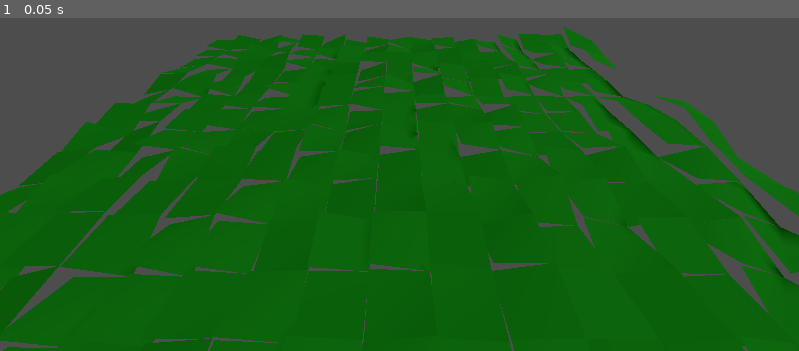
Above: before the commit, frame 1.
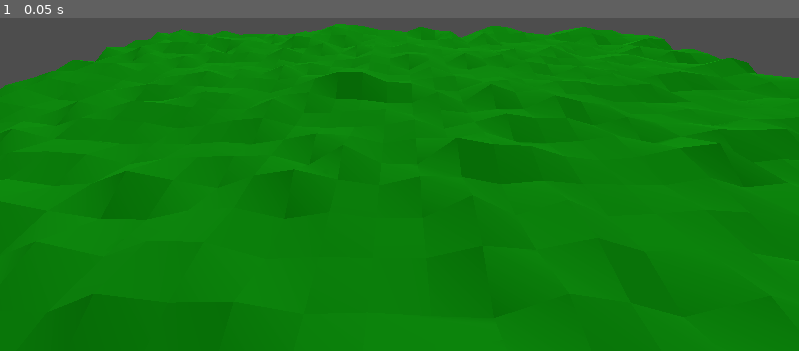
Above: after the commit, the same moment.

Repository: Mo-BiuS/Terrain3DGenTest
Game: Godot game, scene res://MVC/Control/Map.tscn
Same seed, same stepped clock (60 frames per second), same inputs: the game is played once before the commit and once after it. The engine's default icon, where the game draws it, is replaced by a stand-in: a white triangle on a blue panel in a dark square.
Inputs:
- Up to frame 1 (0.05 s): no input

The runs differ from the first frame. In frame 1, 69% of the frame differs, in the area x 0-100%, y 1-100%.

Commit message:
now generate basic terrain

Diff:
--- a/MVC/Control/Chunk.gd
+++ b/MVC/Control/Chunk.gd
@@ -1,38 +1,53 @@
 class_name Chunk extends Node3D
 
-var neighborsNorth:Chunk
-var neighborsEast:Chunk
-var neighborsSouth:Chunk
-var neighborsWest:Chunk
 
+var neighbors:Array[Chunk]
 var height:Array = [-1,-1,-1,-1]
 
-func setNeighbors(neighborsArray:Array):
-	neighborsNorth = neighborsArray[0]
-	neighborsEast = neighborsArray[1]
-	neighborsSouth = neighborsArray[2]
-	neighborsWest = neighborsArray[3]
+
+func setNeighbors(neighborsArray:Array[Chunk]):
+	neighbors = neighborsArray
 
 func genChunk():
+	var i = 1
+	var minRange = randf_range(1,5);
+	if(height[0] != -1):
+		minRange+=height[0]
+		i+=1
+	if(height[1] != -1):
+		minRange+=height[1]
+		i+=1
+	if(height[2] != -1):
+		minRange+=height[2]
+		i+=1
+	if(height[3] != -1):
+		minRange+=height[3]
+		i+=1
+	minRange/=i
+
 	if(height[0] == -1):
-		height[0] = randf_range(0,1)
-		if(neighborsNorth != null):neighborsNorth.height[3] = height[0]
-		if(neighborsWest != null):neighborsWest.height[1] = height[0]
+		height[0] = randf_range(0,minRange)
+		if(neighbors[7] != null):neighbors[7].height[1] = height[0]
+		if(neighbors[0] != null):neighbors[0].height[2] = height[0]
+		if(neighbors[1] != null):neighbors[1].height[3] = height[0]
 
 	if(height[1] == -1):
-		height[1] = randf_range(0,2)
-		if(neighborsNorth != null):neighborsNorth.height[2] = height[1]
-		if(neighborsEast != null):neighborsEast.height[0] = height[1]
+		height[1] = randf_range(0,minRange)
+		if(neighbors[1] != null):neighbors[1].height[2] = height[1]
+		if(neighbors[2] != null):neighbors[2].height[3] = height[1]
+		if(neighbors[3] != null):neighbors[3].height[0] = height[1]
 
 	if(height[2] == -1):
-		height[2] = randf_range(0,1)
-		if(neighborsSouth != null):neighborsSouth.height[1] = height[2]
-		if(neighborsEast != null):neighborsEast.height[3] = height[2]
+		height[2] = randf_range(0,minRange)
+		if(neighbors[3] != null):neighbors[3].height[3] = height[2]
+		if(neighbors[4] != null):neighbors[4].height[0] = height[2]
+		if(neighbors[5] != null):neighbors[5].height[1] = height[2]
 
 	if(height[3] == -1):
-		height[3] = randf_range(0,2)
-		if(neighborsSouth != null):neighborsSouth.height[0] = height[3]
-		if(neighborsWest != null):neighborsWest.height[2] = height[3]
+		height[3] = randf_range(0,minRange)
+		if(neighbors[5] != null):neighbors[5].height[0] = height[3]
+		if(neighbors[6] != null):neighbors[6].height[1] = height[3]
+		if(neighbors[7] != null):neighbors[7].height[2] = height[3]
 
 	var mesh:MeshInstance3D = MeshInstance3D.new()
 
@@ -69,7 +84,30 @@
 	mesh.mesh = surface_tool.commit()
 
 	var material = StandardMaterial3D.new()
-	material.albedo_color = Color(.2, .8, .2) # Rouge
+	material.albedo_color = Color(.2, 1, .2, 1) # Rouge
 	mesh.material_override = material
 
 	add_child(mesh)
+
+	# Création d'un StaticBody3D pour la collision
+	var static_body = StaticBody3D.new()
+
+	# Créer un ConcavePolygonShape3D pour la collision
+	var collision_shape = CollisionShape3D.new()
+	var concave_shape = ConcavePolygonShape3D.new()
+
+	# Récupérer les points du mesh généré
+	var surface_arrays = mesh.mesh.surface_get_arrays(0)  # Surface 0
+	var vertices = surface_arrays[Mesh.ARRAY_VERTEX]
+
+	# Appliquer les points du mesh au ConcavePolygonShape3D
+	concave_shape.set_faces(vertices)
+
+	# Attacher le shape à la CollisionShape3D
+	collision_shape.shape = concave_shape
+
+	# Ajouter la CollisionShape3D au StaticBody3D
+	static_body.add_child(collision_shape)
+
+	# Ajouter le StaticBody3D à la scène
+	add_child(static_body)
--- a/MVC/Control/Chunk.tscn
+++ b/MVC/Control/Chunk.tscn
@@ -1,13 +1,8 @@
-[gd_scene load_steps=3 format=3 uid="uid://k08308tc1ost"]
+[gd_scene load_steps=2 format=3 uid="uid://k08308tc1ost"]
 
 [ext_resource type="Script" path="res://MVC/Control/Chunk.gd" id="1_i0k8u"]
-[ext_resource type="Texture2D" uid="uid://bsecyju4fjux3" path="res://Ressources/icon.svg" id="2_tndpp"]
 
 [node name="Chunk" type="Node3D"]
 script = ExtResource("1_i0k8u")
 
-[node name="Sprite3D" type="Sprite3D" parent="."]
-transform = Transform3D(2, 0, 0, 0, 2, 0, 0, 0, 2, 0, 0, 0)
-visible = false
-axis = 1
-texture = ExtResource("2_tndpp")
+[node name="MeshInstance3D" type="MeshInstance3D" parent="."]
--- a/MVC/Control/ChunkHandler.gd
+++ b/MVC/Control/ChunkHandler.gd
@@ -17,10 +17,20 @@
 			chunkDict[Vector2i(x,y)].setNeighbors(getNeighbors(Vector2i(x,y)))
 			chunkDict[Vector2i(x,y)].genChunk()
 
-func getNeighbors(pos:Vector2i)->Array:
-	var rep:Array
-	var dir:Array = [pos-Vector2i(0,-1),pos-Vector2i(2,0),pos-Vector2i(0,1),pos-Vector2i(-1,0)]
+func getNeighbors(pos: Vector2i) -> Array:
+	var rep: Array[Chunk] = []
+
+	var dir: Array = [
+		pos + Vector2i(-1, 1), # NW
+		pos + Vector2i(0, 1),  # N
+		pos + Vector2i(1, 1),  # NE
+		pos + Vector2i(1, 0),   # E
+		pos + Vector2i(1, -1),   # SE
+		pos + Vector2i(0, -1),   # S
+		pos + Vector2i(-1, -1),  # SW
+		pos + Vector2i(-1, 0)   # W
+	]
 	for i in dir:
-		if(chunkDict.has(i)):rep.append(chunkDict.get(i))
+		if chunkDict.has(i):rep.append(chunkDict.get(i))
 		else:rep.append(null)
 	return rep
--- a/MVC/Control/Map.gd
+++ b/MVC/Control/Map.gd
@@ -3,4 +3,4 @@
 @onready var chunkHandler:ChunkHandler = $ChunkHandler
 
 func _ready() -> void:
-	chunkHandler.genPosRect(Vector2i(0,0),16)
+	chunkHandler.genPosRect(Vector2i(0,0),32)
--- a/MVC/Control/Map.tscn
+++ b/MVC/Control/Map.tscn
@@ -13,7 +13,7 @@
 script = ExtResource("2_lnmcx")
 
 [node name="Camera3D" type="Camera3D" parent="."]
-transform = Transform3D(-1, 5.13858e-08, -7.07265e-08, 0, 0.809017, 0.587785, 8.74228e-08, 0.587785, -0.809017, 0, 10, -10)
+transform = Transform3D(-4.37114e-08, -0.5, 0.866025, 0, 0.866025, 0.5, -1, 2.18557e-08, -3.78552e-08, 10, 10, 0)
 current = true
 
 [node name="WorldEnvironment" type="WorldEnvironment" parent="."]
